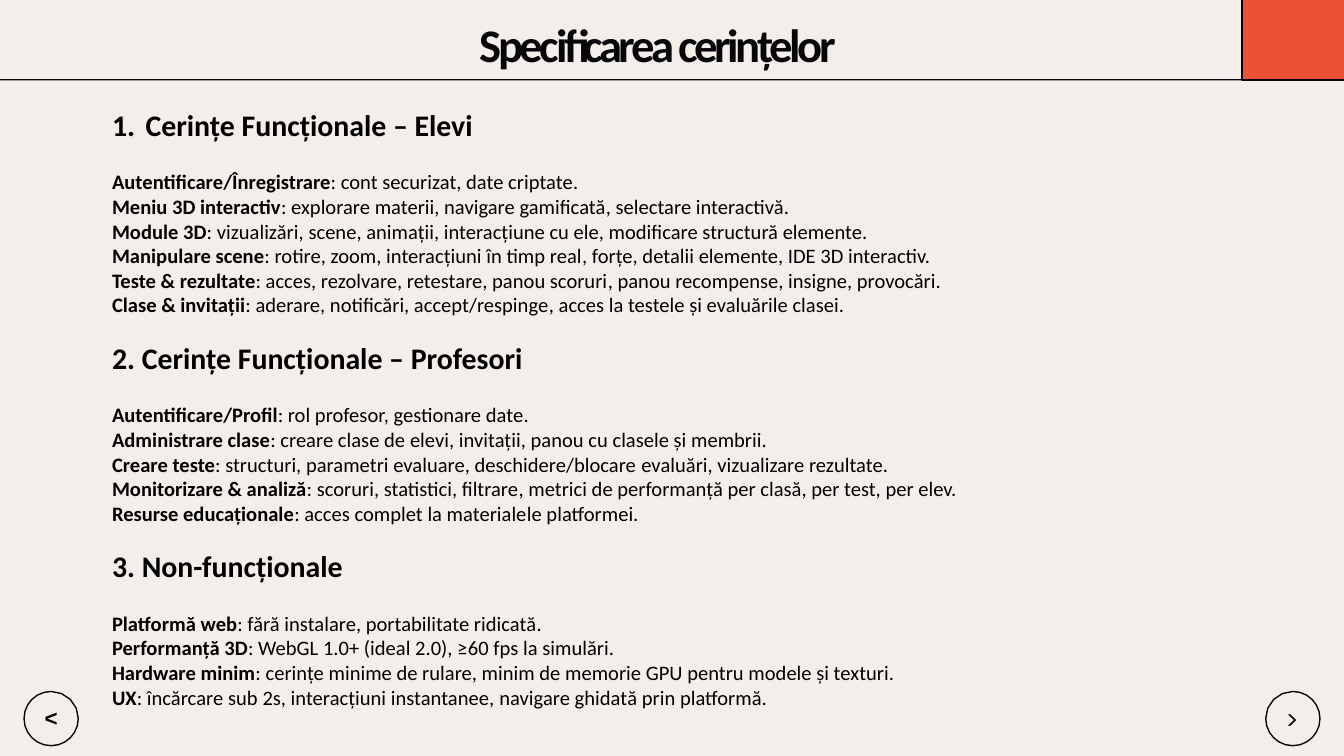
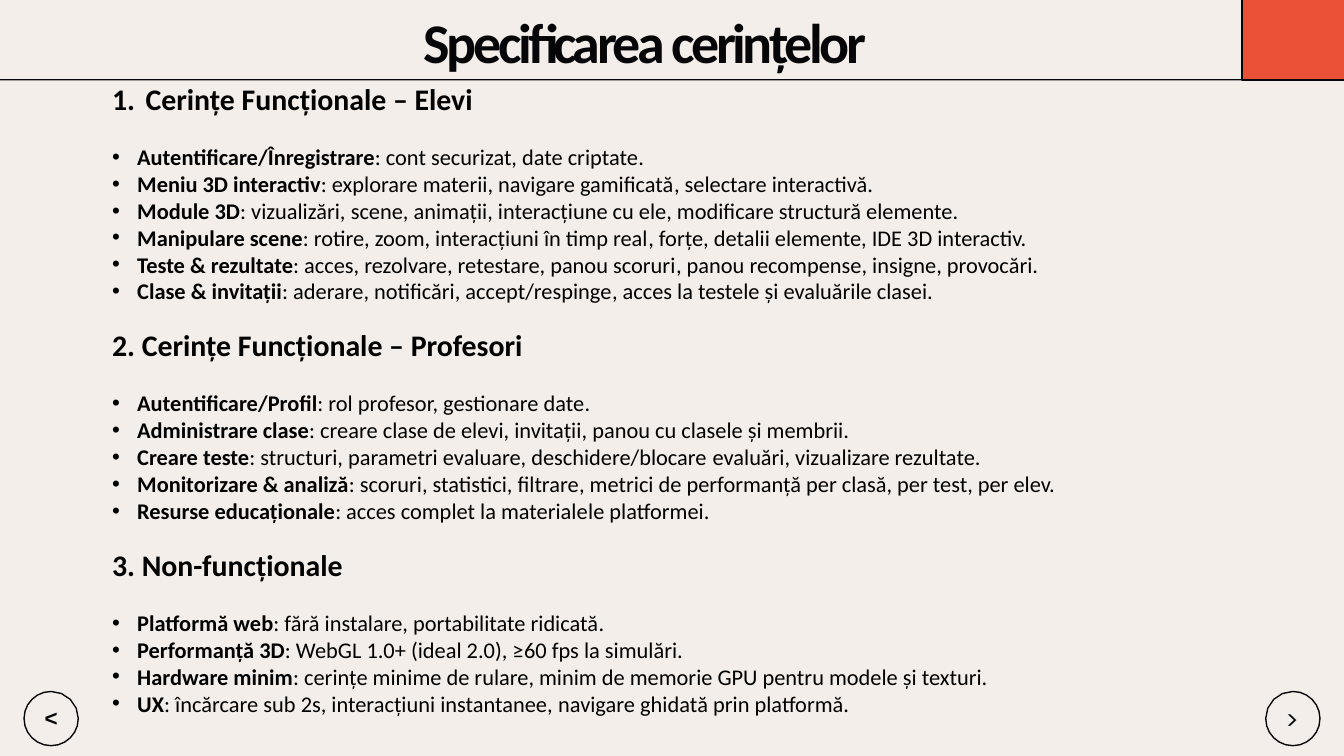
Before and after one commit to Dragomir1401/VisioScience-3D, a slide deck: slide 4 of Roadmap/scss/Prezentare_Final_Dragomir_Andrei.pptx. Drawn at 1344x756 pixels with LibreOffice and Linux fonts; fonts in the diff are those of the drawing. Boxes give left, top, right and bottom in pixels: in the first picture for what was removed or moved away, otherwise in the second. Text is boxed around its words. In the diff, an @@ line names an element or a change of style, - is before the commit and + after.

```diff
--- a/Roadmap/scss/Prezentare_Final_Dragomir_Andrei.pptx
+++ b/Roadmap/scss/Prezentare_Final_Dragomir_Andrei.pptx
@@ title "Specificarea cerințelor": place and size @@
-title "Specificarea cerințelor" at [480,29,835,71]
+title "Specificarea cerințelor" at [424,23,866,74]
@@ title "Specificarea cerințelor" at [424,23,866,74]: size 25 to 30 pt @@
@@ text "Cerințe Funcționale – Elevi": place and size @@
-text "Cerințe Funcționale – Elevi" at [112,115,956,709]
+text "Cerințe Funcționale – Elevi" at [112,89,1055,716]
@@ text at [137,146,1055,716]: size 11 to 12 pt; bullet none to • @@
```
Also in this commit, not shown: 15 other slides changed.
